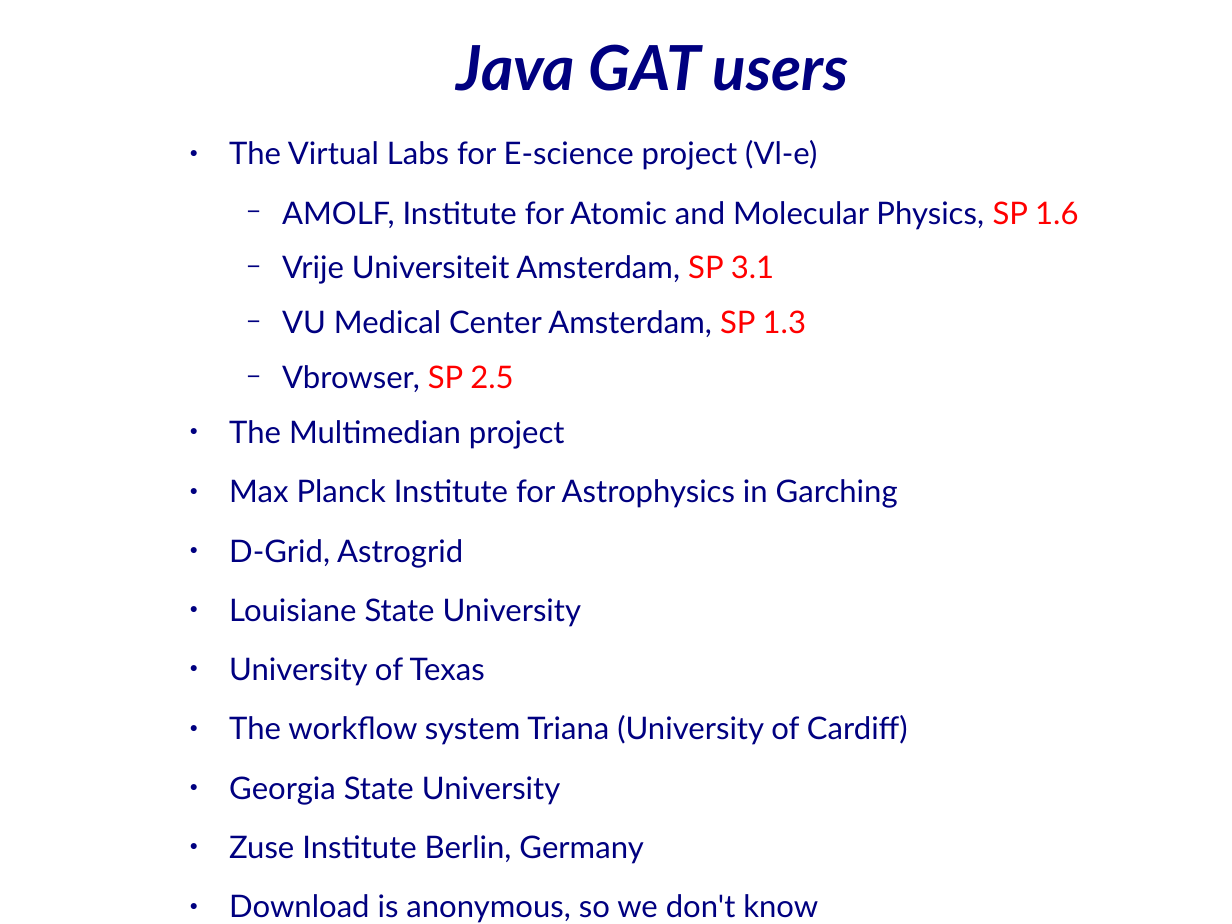
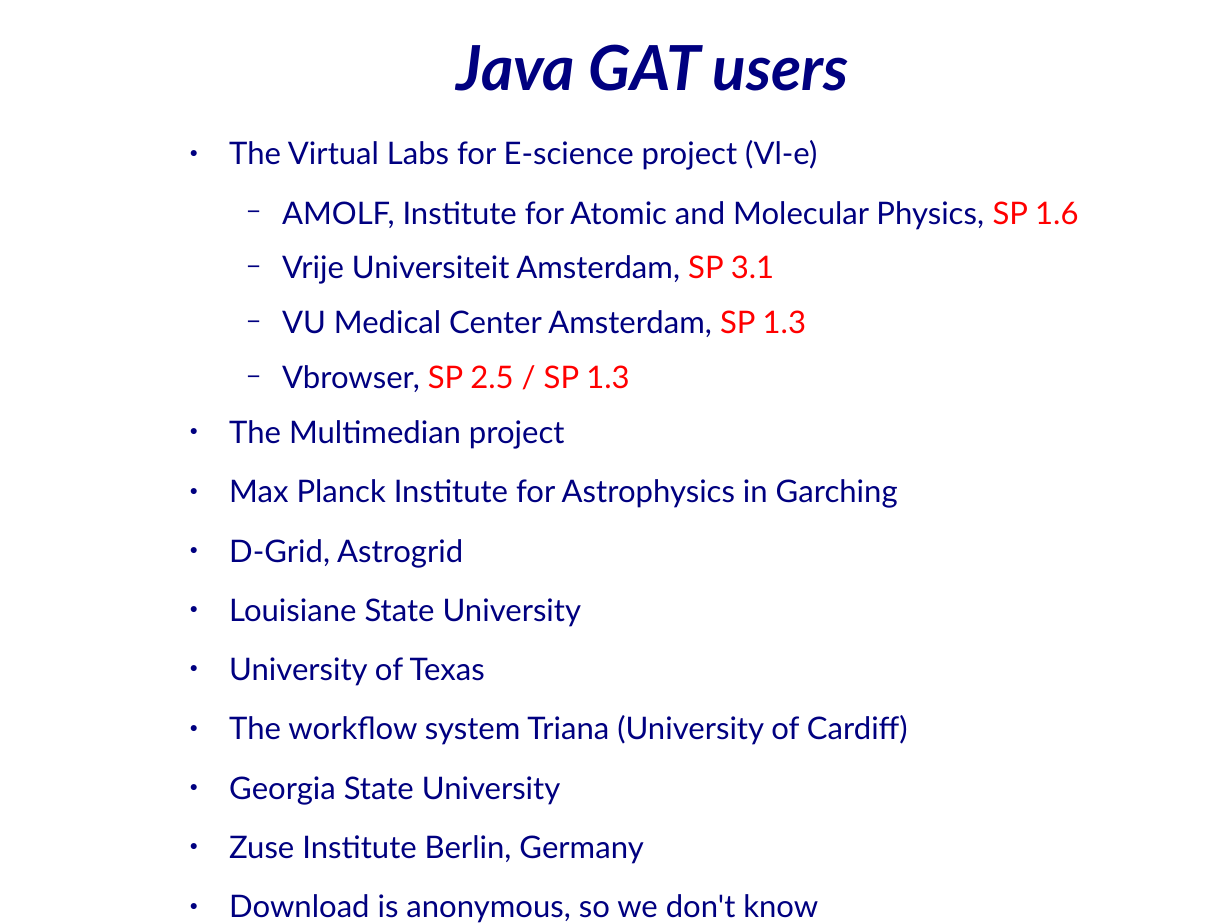
Before and after one commit to JungleComputing/barnes-demo, a slide deck: slide 14 of presentation.odp. Drawn at 1232x924 pixels with LibreOffice and Linux fonts; fonts in the diff are those of the drawing; background and template pictures are left out. Boxes give left, top, right and bottom in pixels: in the first picture for what was removed or moved away, otherwise in the second. Text is boxed around its words. In the diff, an @@ line names an element or a change of style, - is before the commit and + after.

```diff
--- a/presentation.odp
+++ b/presentation.odp
@@ text at [282,365,629,392]: text changed; text colour #000080 to #FF0000 @@
-  − Vbrowser, SP 2.5
+  − Vbrowser, SP 2.5 / SP 1.3
```
Also in this commit, not shown: 1 other slide changed.
